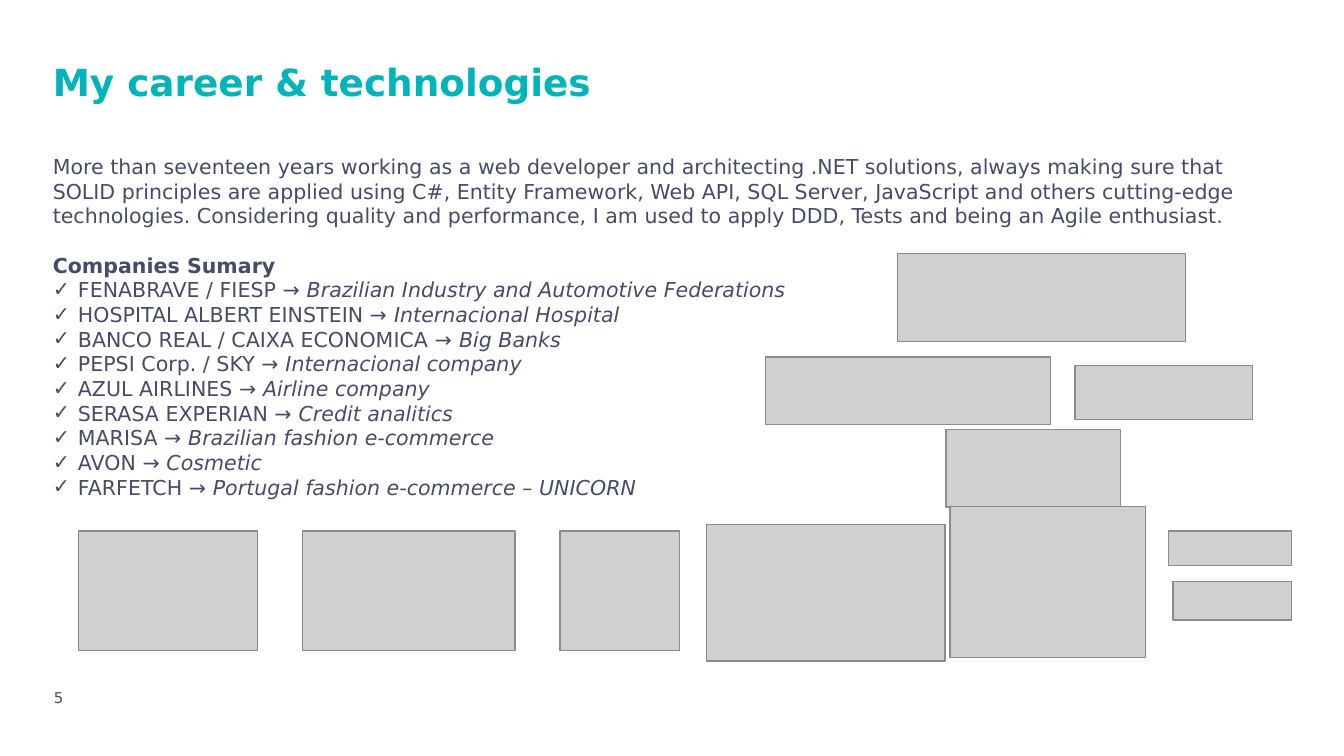
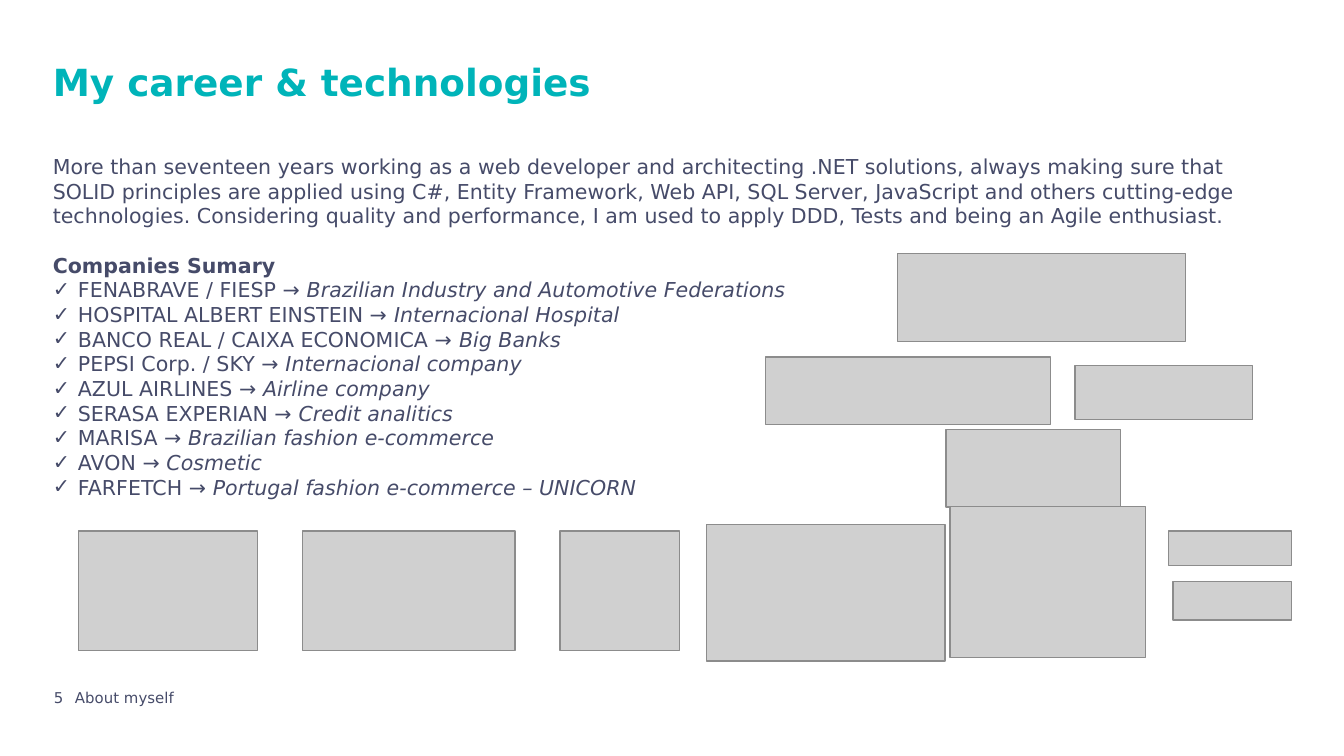
Before and after one commit to andreraica/ScooterRental, a slide deck: slide 5 of documentation/Presentation.pptx. Drawn at 1344x756 pixels with LibreOffice and Linux fonts; fonts in the diff are those of the drawing; grey boxes stand for pictures; background and template pictures are left out. Boxes give left, top, right and bottom in pixels: in the first picture for what was removed or moved away, otherwise in the second. Text is boxed around its words. In the diff, an @@ line names an element or a change of style, - is before the commit and + after.

```diff
--- a/documentation/Presentation.pptx
+++ b/documentation/Presentation.pptx
@@ text added at [75,691,174,706], 8 pt, text #464B69 @@
+About myself
```
Also in this commit, not shown: 17 other slides changed, 4 slides added, 31 other files.
